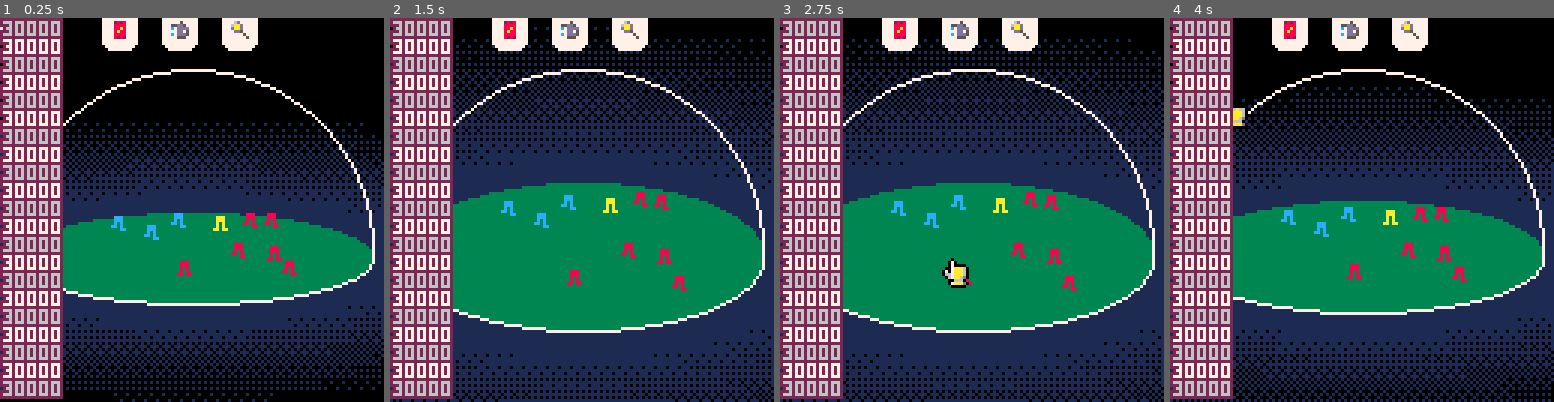
Above: before the commit, frames 1-4 (left to right).
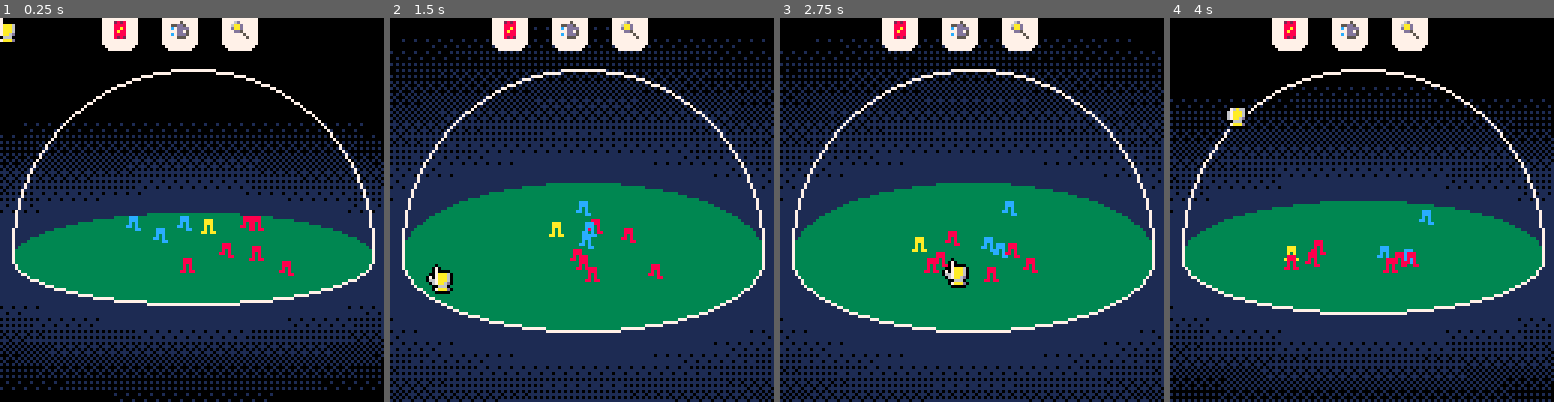
Above: after the commit, the same moments.

Repository: samuelhpratt/ggj2025
Game: PICO-8 cartridge game.p8
The game is run twice, just before and just after one commit, with the same random seed, the same clock (stepped at 60 frames per second) and the same inputs.
Inputs (mouse positions are in pixels of both pictures, inside the frame that each line leads up to):
- Up to frame 1 (0.25 s): no input
- Up to frame 2 (1.5 s): click (670, 121) at 0.67 s; click (436, 267) at 1.22 s
- Up to frame 3 (2.75 s): click (887, 114) at 1.77 s; click (952, 259) at 2.32 s
- Up to frame 4 (4 s): click (1404, 106) at 2.87 s; click (1465, 256) at 3.42 s; click (1231, 102) at 3.97 s

The runs differ from the first frame. In frame 1, 17% of the frame differs, in the area x 0-78%, y 0-100%; in frame 2, 18%; in frame 3, 18%; in frame 4, 18%.

Commit message:
people going to waypoints works

Diff:
--- a/people.lua
+++ b/people.lua
@@ -1,10 +1,30 @@
 nPeople = 10
 peopleSpeed = 5
+
+
+
+--above the spawnPerson function so can be used
+    function newWaypoint(person)
+        --return waypoint for you to save
+        --doing this way so this function can be used at person init
+        local waypoint = generateWaypoint()
+        while not withinDomeFootprint(waypoint.x, waypoint.y) do
+            waypoint = generateWaypoint()
+        end
+
+        person.waypoint = waypoint
+    end
+
+    function generateWaypoint()
+        return {x=flr(rnd(domeRadius*2)) - domeRadius, y=flr(rnd(domeRadius*2)) - domeRadius}
+    end
+
 
 function spawnPerson(x, y, z)
     local person = spawnObject(x, y, z)
     person.sprite = flr(rnd(2)) + 2
     person.color = flr(rnd({8,10,12}))
+    newWaypoint(person)
     -- add any other person-specific parameters here!
 
     function person.draw(self)
@@ -28,33 +48,32 @@
     spawnPerson(rnd(80) - 40, rnd(80) - 40, 0)
 end
 
+
 --helpers
 
+function distanceToPoint(pointA, pointB)
+    --accepts anything with x and y parameters
+    --so accepts an array of {x=10, y=15}
+    --and accepts an object with properties .x and .y
 
-
-function distanceToObject(objectA, objectB)
-    local dx = objectA.x - objectB.x
-    local dy = objectA.y - objectB.y
+    local dx = pointA.x - pointB.x
+    local dy = pointA.y - pointB.y
     return sqrt(dx ^ 2 + dy ^ 2)
 end
 
 
-
 function weightedMove(person)
 
+    --food
     local closestFood = {x=999, y=999}
     local shortestDistance = 30000
     local foodExists = false
     local dist = 0
 
-    local foodForcePower = 0.01
-
-
-
     for object in all(objects) do
         if object.sprite == objectSprites.food then
             foodExists = true
-            dist = distanceToObject(person, object)
+            dist = distanceToPoint(person, object)
             if dist < shortestDistance then
                 closestFood = object
                 shortestDistance = dist
@@ -62,15 +81,32 @@
         end
     end
 
-    log(shortestDistance)
+    --idle waypoints
+    if distanceToPoint(person, person.waypoint) < 3 then
+        newWaypoint(person)
+        --log("new waypoint")
+    end
+
+
+
+    --forces
 
     if foodExists then
-        local finalForce = {(person.x - closestFood.x) * foodForcePower, (person.y - closestFood.y) * foodForcePower}
-        person.dx = -finalForce[1]
-        person.dy = -finalForce[2]
+        foodForcePower = 0.01
     else
-        --do nothing
+        foodForcePower = 0
     end
+
+    waypointForcePower = 0.01
+
+
+    local wfx = (person.x - person.waypoint.x) * waypointForcePower
+    local wfy = (person.y - person.waypoint.y) * waypointForcePower
+
+    --local finalForce = {(person.x - closestFood.x) * foodForcePower, (person.y - closestFood.y) * foodForcePower}
+    -- negative means they will run towards, positive means they will run away.
+    person.dx = -wfx
+    person.dy = -wfy
 
 
 end
